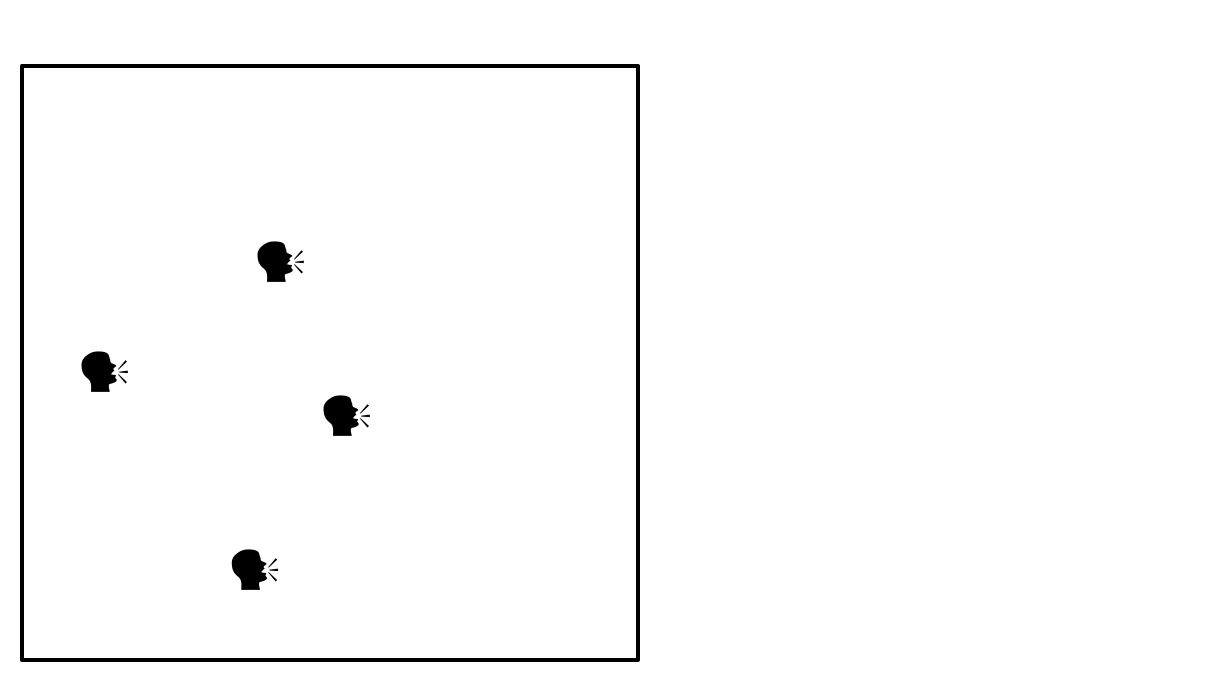
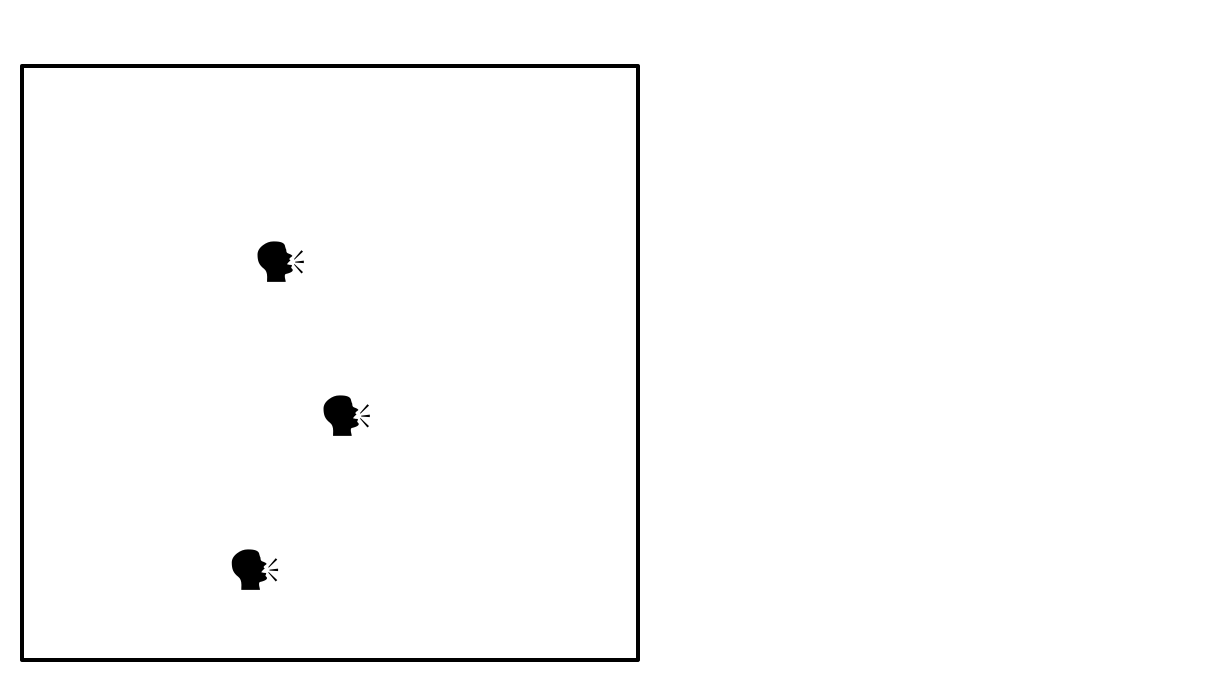
Before and after one commit to birocoles/Intro-grav-mag, a slide deck: slide 34 of slides/aula_1_1.odp. Drawn at 1232x693 pixels with LibreOffice and Linux fonts; fonts in the diff are those of the drawing. Boxes give left, top, right and bottom in pixels: in the first picture for what was removed or moved away, otherwise in the second. Text is boxed around its words. In the diff, an @@ line names an element or a change of style, - is before the commit and + after.

```diff
--- a/slides/aula_1_1.odp
+++ b/slides/aula_1_1.odp
@@ text removed at (66, 330, 158, 404) @@
-🗣️
```
Also in this commit, not shown: 17 other slides changed, 25 slides added.
